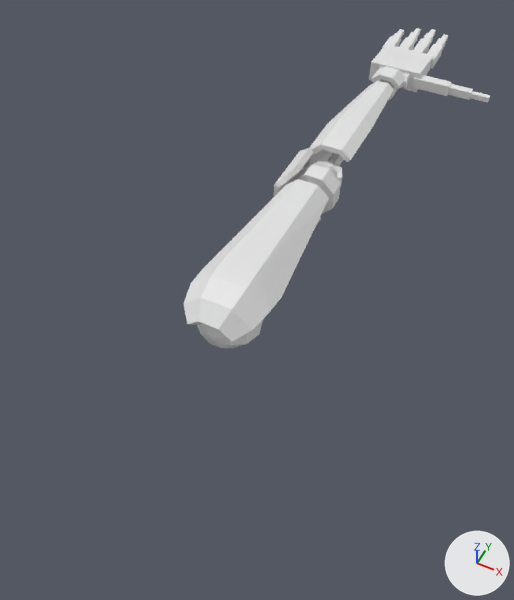
A saved change to the Blender file datas/meshes/arm.blend.
Before and after are seen from a 50 mm lens placed at (0.324, -0.898, 0.755), pointed at (-0.009, -0.232, -0.078). The lights are fixed; the arrows at lower right show +X, +Y and +Z.

The first picture shows '0-arm', '1-elbow', '2-foreArm', '3-wrist', '4-hand', 'finger-0-0', 'finger-0-1', 'finger-0-2', 'finger-1-0', 'finger-1-1', 'finger-1-2', 'finger-2-0', 'finger-2-1', 'finger-3-0', 'finger-3-1', 'finger-4-0', 'finger-4-1'.
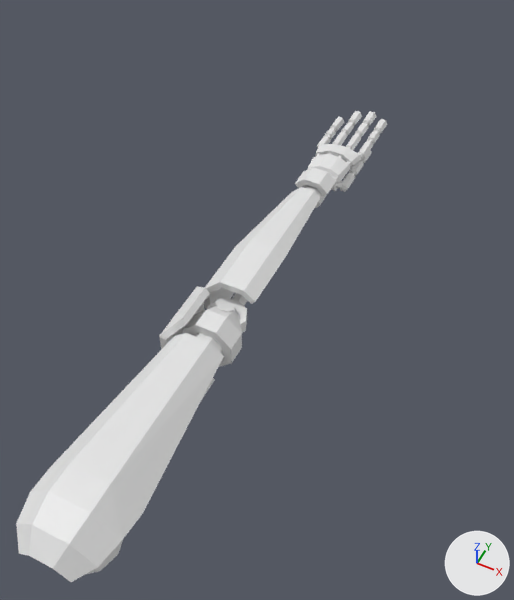
Commit message: Add PlayerArm fingers.

Edits to the bpy script that builds the scene:
```text
Change me_4_hand:
    used by ob_4_hand; location = (0.0, 0.35, 0.0)
    remove me_4_hand.from_pydata(...)  # 8 vertices, 6 faces; spans x -0.05..0.05, y 0.003..0.095, z -0.02..0.02
    add me_4_hand.from_pydata(...)  # 133 vertices, 129 faces; spans x -0.0403..0.0409, y -0.0101..0.0941, z -0.0155..0.023
    me_4_hand part 1: 8 vertices removed from x -0.05..0.05, y 0.003..0.095, z -0.02..0.02; 133 vertices added at x -0.0403..0.0409, y -0.0101..0.0941, z -0.0155..0.023
Change me_finger_0_0:
    used by ob_finger_0_0; location = (0.05, 0.36, 0.0); rotation_euler = (0.0, 0.0, -1.571), in degrees (0, 0, -90)
    remove me_finger_0_0.from_pydata(...)  # 8 vertices, 6 faces; spans x -0.01..0.01, y -0.01..0.06, z -0.01..0.01
    add me_finger_0_0.from_pydata(...)  # 25 vertices, 24 faces; spans x -0.0082..0.0082, y -0.01..0.045, z -0.0071..0.0071
    me_finger_0_0 part 2: the whole mesh is rebuilt
Change ob_0_arm:
    ob_0_arm.location: (0.0, -0.334, 0.0) -> (0.0, -0.684, 0.0)
Change ob_2_forearm:
    ob_2_forearm.location: (0.0, 0.006, 0.0) -> (0.0, -0.344, 0.0)
Change ob_4_hand:
    ob_4_hand.location: (0.0, 0.35, 0.0) -> (0.0, 0.0, 0.0)
Change ob_finger_4_0:
    ob_finger_4_0.location: (-0.045, 0.445, 0.0) -> (-0.036, 0.079, 0.005)
Change ob_finger_3_0:
    ob_finger_3_0.location: (-0.015, 0.445, 0.0) -> (-0.012, 0.086, 0.01)
Change ob_finger_2_0:
    ob_finger_2_0.location: (0.015, 0.445, 0.0) -> (0.012, 0.088, 0.01)
Change ob_finger_1_0:
    ob_finger_1_0.location: (0.045, 0.445, 0.0) -> (0.036, 0.087, 0.005)
Change ob_finger_4_1:
    ob_finger_4_1.location: (-0.045, 0.485, 0.0) -> (-0.036, 0.114, 0.005)
Change ob_finger_3_1:
    ob_finger_3_1.location: (-0.015, 0.495, 0.0) -> (-0.012, 0.131, 0.01)
Change ob_finger_2_1:
    ob_finger_2_1.location: (0.015, 0.505, 0.0) -> (0.012, 0.138, 0.01)
Change ob_finger_1_1:
    ob_finger_1_1.location: (0.045, 0.495, 0.0) -> (0.036, 0.135, 0.005)
Change ob_finger_1_2:
    ob_finger_1_2.location: (0.045, 0.527, 0.0) -> (0.036, 0.168, 0.005)
Change ob_finger_0_0:
    ob_finger_0_0.rotation_euler: (0.0, 0.0, -1.571) -> (0.0, 0.0, 0.0)  # degrees (0, 0, -90) -> degrees (0, 0, 0)
    ob_finger_0_0.location: (0.05, 0.36, 0.0) -> (0.035, 0.01, -0.01)
Change ob_finger_0_1:
    ob_finger_0_1.rotation_euler: (0.0, 0.0, -1.571) -> (0.0, 0.0, 0.0)  # degrees (0, 0, -90) -> degrees (0, 0, 0)
    ob_finger_0_1.location: (0.11, 0.36, 0.0) -> (0.035, 0.055, -0.01)
Change ob_finger_0_2:
    ob_finger_0_2.rotation_euler: (0.0, 0.0, -1.571) -> (0.0, 0.0, 0.0)  # degrees (0, 0, -90) -> degrees (0, 0, 0)
    ob_finger_0_2.location: (0.152, 0.36, 0.0) -> (0.035, 0.095, -0.01)
Change ob_1_elbow:
    ob_1_elbow.location: (0.0, 0.006, 0.0) -> (0.0, -0.344, 0.0)
Change ob_3_wrist:
    ob_3_wrist.location: (0.0, 0.35, 0.0) -> (0.0, 0.0, 0.0)
```

Location of each change, (x1, y1, x2, y2) in pixels of the pictures (514 x 600 px):
'0-arm', moved: before (183, 170, 337, 348); after (16, 317, 237, 582)
'2-foreArm', moved: before (304, 80, 396, 187); after (204, 185, 324, 333)
'1-elbow', moved: before (274, 148, 341, 202); after (159, 286, 242, 355)
'4-hand', reshaped, moved: before (369, 44, 434, 92); after (307, 144, 362, 188)
'3-wrist', moved: before (371, 66, 410, 93); after (295, 167, 337, 199)
'finger-0-0', reshaped, moved, turned: before (412, 75, 452, 96); after (340, 172, 355, 192)
'finger-0-1', moved, turned: before (448, 84, 473, 100); after (349, 159, 363, 176)
'finger-1-0', moved: before (427, 44, 443, 69); after (358, 140, 373, 159)
'finger-2-0', moved: before (413, 38, 430, 54); after (346, 133, 361, 150)
'finger-3-0', moved: before (399, 37, 415, 50); after (332, 131, 347, 145)
'finger-0-2', moved, turned: before (470, 91, 490, 103); after (362, 150, 372, 164)
'finger-4-0', moved: before (382, 36, 400, 49); after (317, 135, 330, 147)
'finger-2-1', moved: before (423, 33, 434, 44); after (355, 122, 368, 137)
'finger-3-1', moved: before (408, 32, 418, 44); after (341, 122, 354, 136)
'finger-1-1', moved: before (436, 38, 446, 50); after (367, 130, 380, 144)
'finger-1-2', moved: before (441, 34, 448, 41); after (374, 119, 387, 135)
'finger-4-1', moved: before (392, 33, 402, 43); after (325, 128, 336, 140)
